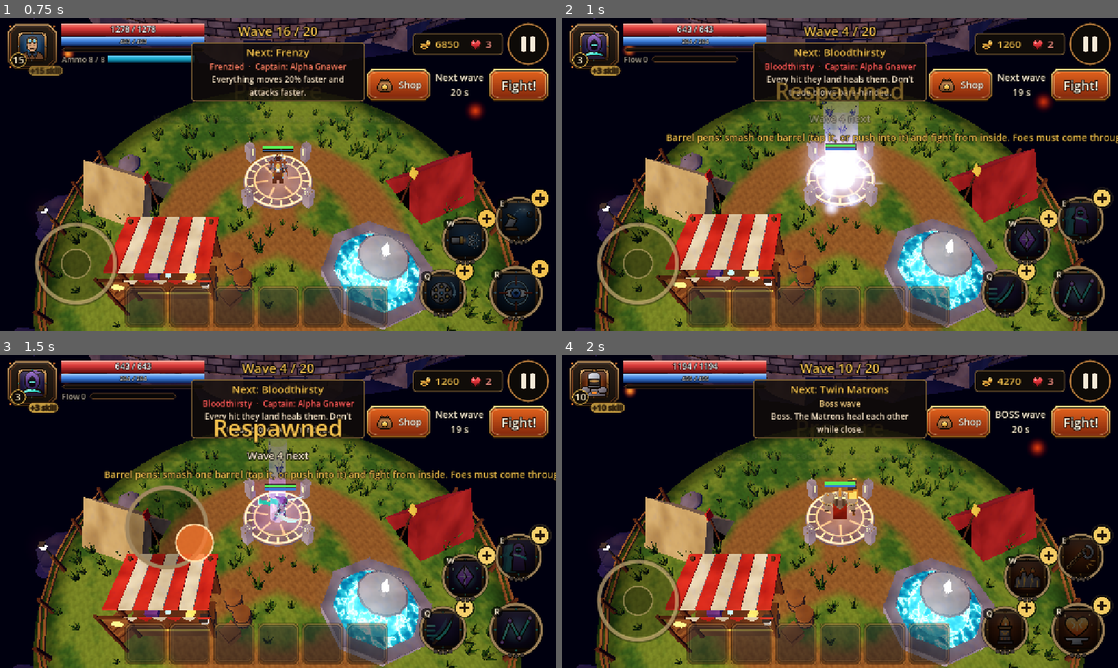
Above: before the commit, frames 1-4 (two rows, left to right).
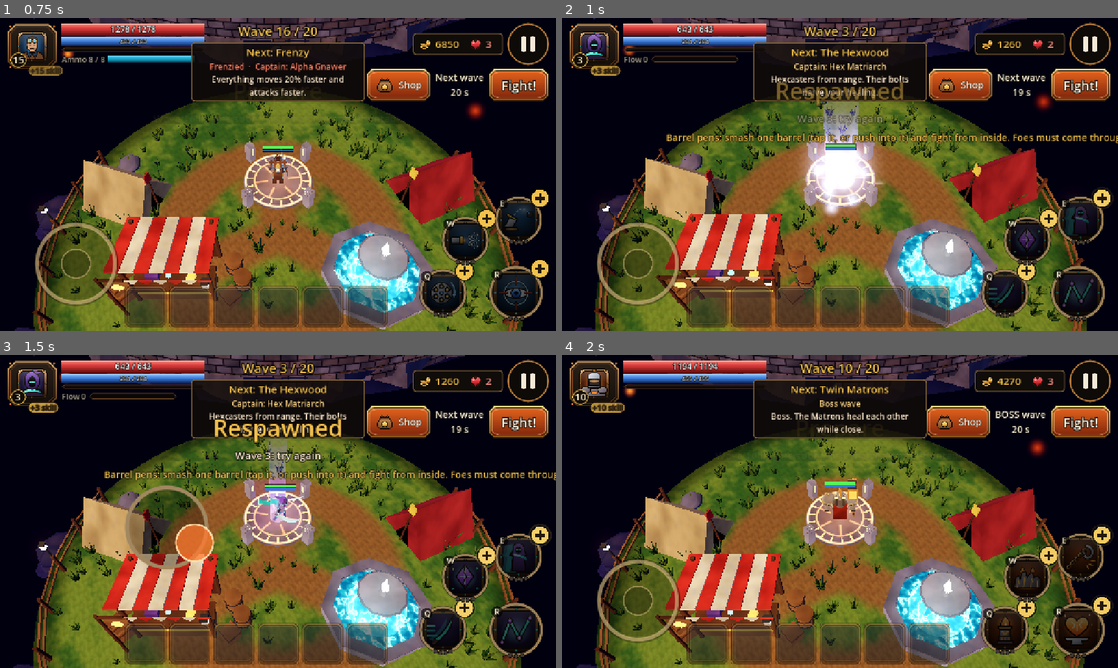
Above: after the commit, the same moments.

Repository: icmrnbw/life-in-arena
Game: Godot game, scene res://tests/test_logic.tscn
Same seed, same stepped clock (60 frames per second), same inputs: the game is played once before the commit and once after it. This scene is started directly instead of the project's main scene.
Inputs (mouse positions are in pixels of both pictures, inside the frame that each line leads up to):
- Up to frame 1 (0.75 s): tap Enter at 0.5 s; move the mouse to (400, 158) at 0.52 s; hold Right from 0.53 s (still down); tap P at 0.6 s; click (400, 158) at 0.67 s
- Up to frame 2 (1 s): keep holding Right; tap Space at 0.77 s
- Up to frame 3 (1.5 s): release Right at 1.25 s; drag from (166, 527) to (250, 574) at 1.27 s
- Up to frame 4 (2 s): no input

Frame 1 is identical in both runs. In frame 2, 1.6% of the frame differs, in the area x 36-64%, y 2-35%; in frame 3, 1.6%; in frame 4, less than 0.1%.

Commit message:
Replay the wave you died on instead of skipping it (0.4.4)
Dying on a normal wave used to count it as survived and move on to the
next one; only boss waves had to be fought again. Now every wave is
replayed after a death: the leftover enemies are cleared, the hero
respawns in camp, and the banner says "Wave N: try again".

Co-Authored-By: Claude Opus 5.5 (1M context) <noreply@anthropic.com>
Claude-Session: https://claude.ai/code/session_01SXLtxvf1Y9JeLDe4Rzo4fV

Diff:
--- a/project.godot
+++ b/project.godot
@@ -4,7 +4,7 @@
 [application]
 
 config/name="Emberpit"
-config/version="0.4.3"
+config/version="0.4.4"
 run/main_scene="res://scenes/main.tscn"
 config/features=PackedStringArray("4.6", "GL Compatibility")
 config/icon="res://art/app_icon.png"
--- a/scripts/run.gd
+++ b/scripts/run.gd
@@ -1885,12 +1885,8 @@
 
 
 func _after_death() -> void:
-	# leftover enemies are cleared, the wave counts as survived
+	# leftover enemies are cleared and the same wave is fought again
 	_clear_arena(true)
-	# boss waves (5/10/15/20) must be beaten; other waves count as survived
-	var retry := wave >= DB.TOTAL_WAVES or DB.BOSS_WAVES.has(wave)
-	if not retry:
-		wave += 1
 	if hero.kit:
 		hero.kit.on_wave_end()
 	hero.alive = true
@@ -1907,7 +1903,7 @@
 	hero.in_camp = true
 	phase = "prep"
 	prep_t = DB.PREP_TIME
-	banner_requested.emit("Respawned", ("Boss wave %d: try again" % wave) if retry else ("Wave %d next" % wave))
+	banner_requested.emit("Respawned", ("Boss wave %d: try again" % wave) if DB.BOSS_WAVES.has(wave) else ("Wave %d: try again" % wave))
 	Game.on_prep()
 
 
--- a/tests/test_logic.gd
+++ b/tests/test_logic.gd
@@ -514,7 +514,7 @@
 	for i in 120:
 		r._step(1.0 / 30.0)
 	check(r.phase == "prep" and h.in_camp and h.alive and not h.dead, "respawn in camp at prep", r.phase)
-	check(r.wave == 4, "next wave after death", str(r.wave))
+	check(r.wave == 3, "same wave is retried after death", str(r.wave))
 	check(r.enemies.is_empty(), "leftover enemies cleared")
 	check(near(h.hp, h.max_hp), "respawn at full HP")
 	await get_tree().create_timer(1.0).timeout
Not shown, changed: export_presets.cfg
Not shown, changed: README.md
Not shown, added: builds/emberpit-0.4.4-debug.apk
